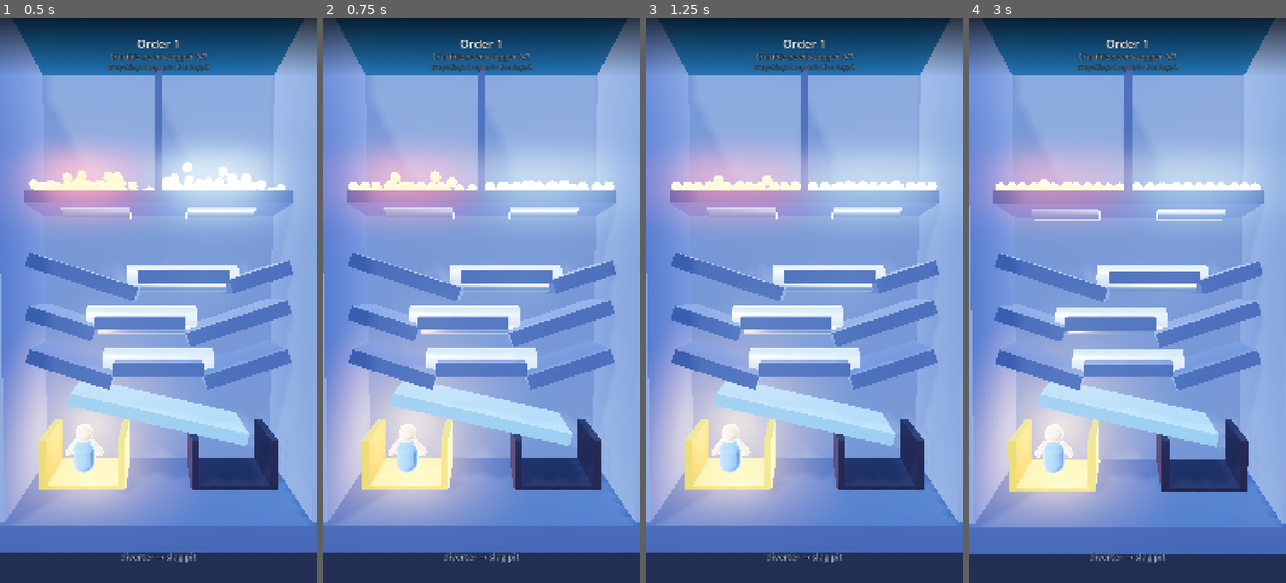
Above: before the commit, frames 1-4 (left to right).
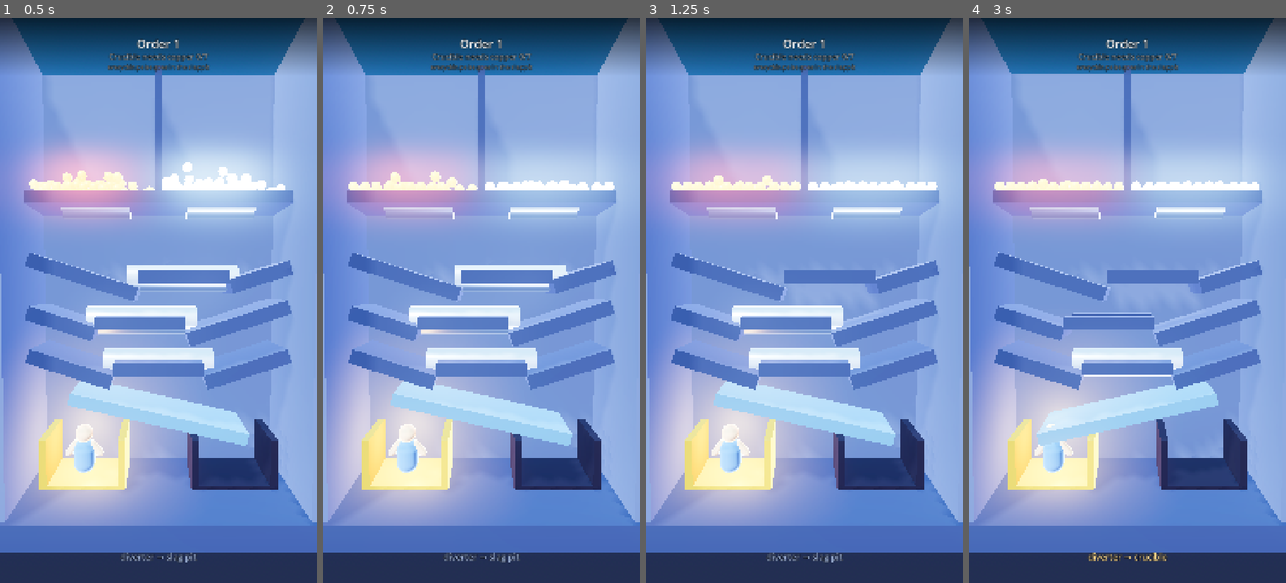
Above: after the commit, the same moments.

Repository: jelonman/pinfall-ios
Game: Godot game, scene res://levels/level_01.tscn
Same seed, same stepped clock (60 frames per second), same inputs: the game is played once before the commit and once after it.
Inputs (mouse positions are in pixels of both pictures, inside the frame that each line leads up to):
- Up to frame 1 (0.5 s): no input
- Up to frame 2 (0.75 s): move the mouse to (551, 272) at 0.52 s; click (551, 272) at 0.67 s
- Up to frame 3 (1.25 s): no input
- Up to frame 4 (3 s): drag from (1064, 328) to (1111, 413) at 1.27 s; move the mouse to (1159, 176) at 2.02 s; click (1159, 176) at 2.17 s; drag from (1111, 413) to (1032, 215) at 2.77 s

Frame 1 is identical in both runs. In frame 2, less than 0.1% of the frame differs, in the area x 40-78%, y 43-48%; in frame 3, 0.7%; in frame 4, 8.8%, in the area x 0-100%, y 0-97%.

Commit message:
pinfall build 6: the diverter actually swings now

Diff:
--- a/pinfall/scripts/level.gd
+++ b/pinfall/scripts/level.gd
@@ -181,6 +181,20 @@
 	_hud.set_diverter(_diverter_left, goal_x_of(level_index) < 0.0)
 
 
+func _input(event: InputEvent) -> void:
+	if OS.has_environment("PINFALL_TAPDEBUG") and event is InputEventMouseButton and event.pressed:
+		var cam := get_viewport().get_camera_3d()
+		print("CLICK at ", event.position, " picking=", get_viewport().physics_object_picking,
+			" cam=", cam)
+		if cam != null:
+			var from: Vector3 = cam.project_ray_origin(event.position)
+			var to: Vector3 = from + cam.project_ray_normal(event.position) * 100.0
+			var q := PhysicsRayQueryParameters3D.create(from, to)
+			q.collide_with_areas = true
+			var hit := get_world_3d().direct_space_state.intersect_ray(q)
+			print("   ray hits: ", hit.get("collider"), " at ", hit.get("position"))
+
+
 func _unhandled_input(event: InputEvent) -> void:
 	## Tap anywhere after a verdict to move on. No menu, on purpose: the retry loop in this genre
 	## has to be faster than the impulse to close the app.
@@ -399,6 +413,12 @@
 	shape.shape = col
 	body.add_child(shape)
 	body.position = pos
+	# ⛔ NOTHING BUILT BY _slab IS TAPPABLE. StaticBody3D is ray-pickable by default, so every
+	# shelf, wall, lip and the diverter plate itself sat in front of the Area3D that was supposed
+	# to receive the tap and swallowed it — the diverter readout never changed off "slag pit" no
+	# matter where it was clicked, which made the game's only control dead. This is the same fault
+	# the invisible front pane had; it is switched off at the source now rather than per object.
+	body.input_ray_pickable = false
 	add_child(body)
 	return body
 
@@ -471,10 +491,15 @@
 
 
 func _on_diverter_tap(_cam: Node, event: InputEvent, _p: Vector3, _n: Vector3, _i: int) -> void:
+	if OS.has_environment("PINFALL_TAPDEBUG"):
+		print("DIVERTER AREA EVENT: ", event.get_class())
 	if _won or _lost:
 		return
-	if (event is InputEventScreenTouch and event.pressed) \
-		or (event is InputEventMouseButton and event.pressed):
+	# ⛔ ONE EVENT TYPE ONLY. With emulate_touch_from_mouse on, a single click arrives as BOTH an
+	# InputEventScreenTouch and an InputEventMouseButton, so a handler that accepts either flipped
+	# the diverter twice and left it exactly where it started — the game's only control looked
+	# dead. Touch is what the phone sends, and it is what the desktop emulates, so touch it is.
+	if event is InputEventScreenTouch and event.pressed:
 		_set_diverter(not _diverter_left)
 		_juice.kick(0.10)
 		if _hud != null and _hud.has_method("set_diverter"):
